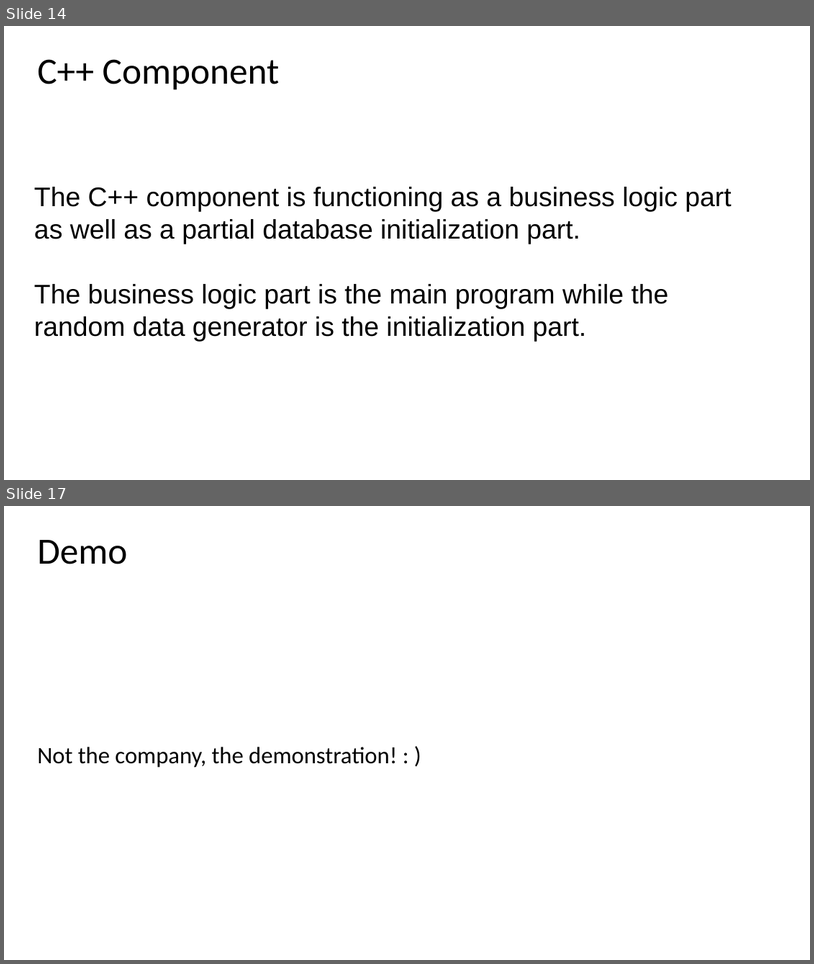
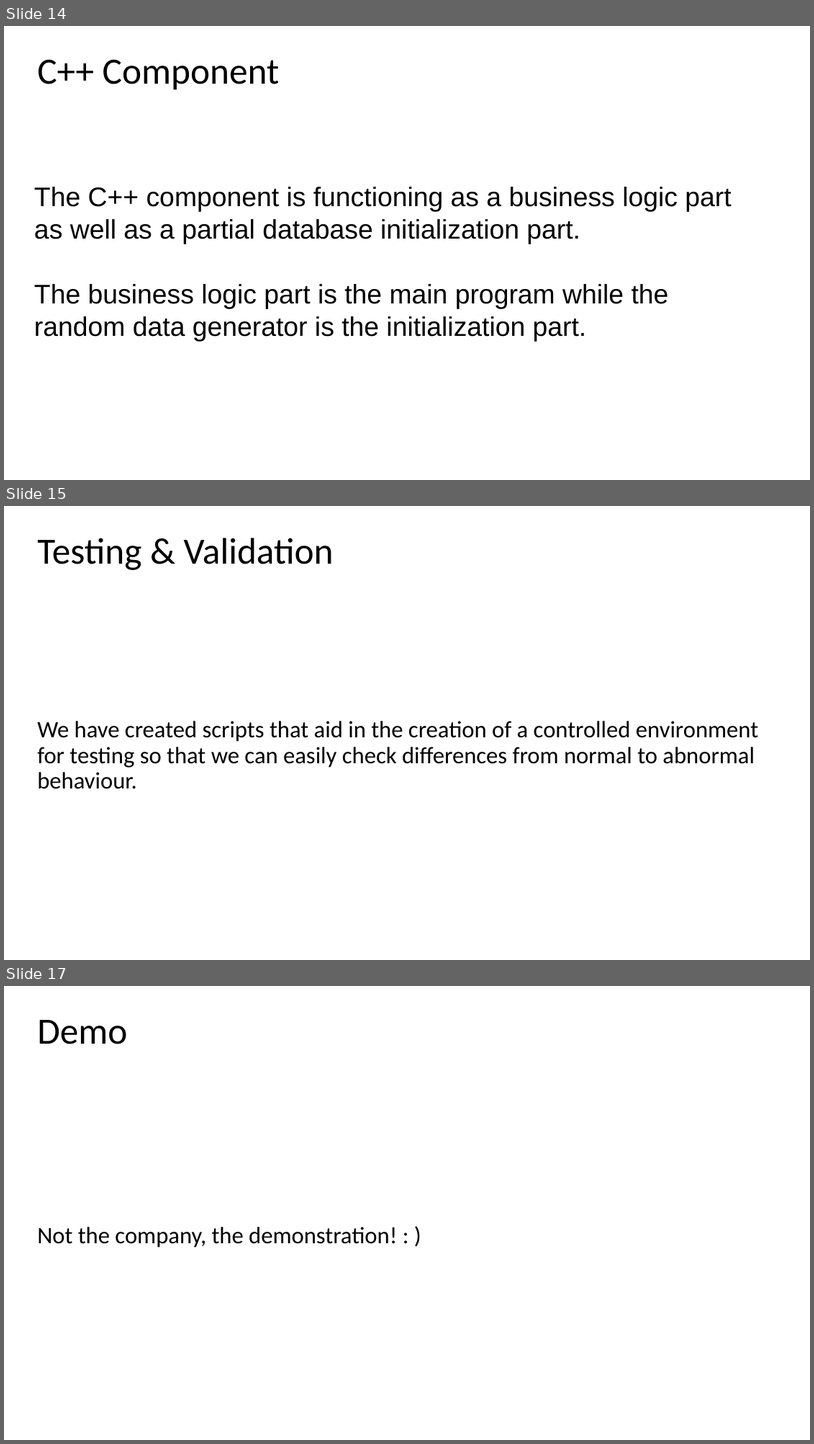
Before and after one commit to wallmenis/exercise, a slide deck: presentation/Presentation.pptx. Shown one above the other, each under a label of ours: slides 14 and 17 before the commit, slides 14, 15 and 17 after it; the slides between them are not shown. The pictures are 814x964 and 814x1444 pixels, drawn with LibreOffice and Linux fonts; fonts in the diff are those of the drawing; background and template pictures are left out. Boxes give left, top, right and bottom in pixels: in the first picture for what was removed or moved away, otherwise in the second. Text is boxed around its words. In the diff, an @@ line names an element or a change of style, - is before the commit and + after.

```diff
--- a/presentation/Presentation.pptx
+++ b/presentation/Presentation.pptx
@@ slide 15 added at <box>4,506,810,960</box>, background picture (left out) @@
@@ title added at <box>37,538,334,570</box>, 44 pt, text #000000 @@
+Testing & Validation
@@ subtitle added at <box>37,721,759,789</box>, 28 pt, text #000000 @@
+We have created scripts that aid in the creation of a controlled environment for testing so that we can easily check differences from normal to abnormal behaviour.
```
Also in this commit, not shown: 2 slides changed, 3 other slides added, 4 slides removed.
